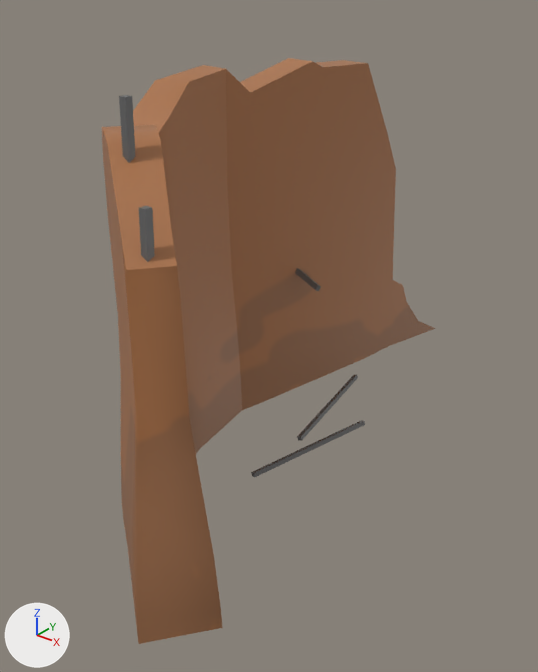
One commit to the FBX model Assets/Hugo.B/Props/Mur/Mur2/Mur2.fbx: the scene before it, then after it.
Camera for both pictures: a 50 mm camera at (-3.32, -13.02, 5.92) aimed at (-8.89, -6.06, 1.6). Lighting does not change. The marker at lower left points along +X, +Y and +Z. Where no turn or scale is listed for an object, it has been applied to the vertices.
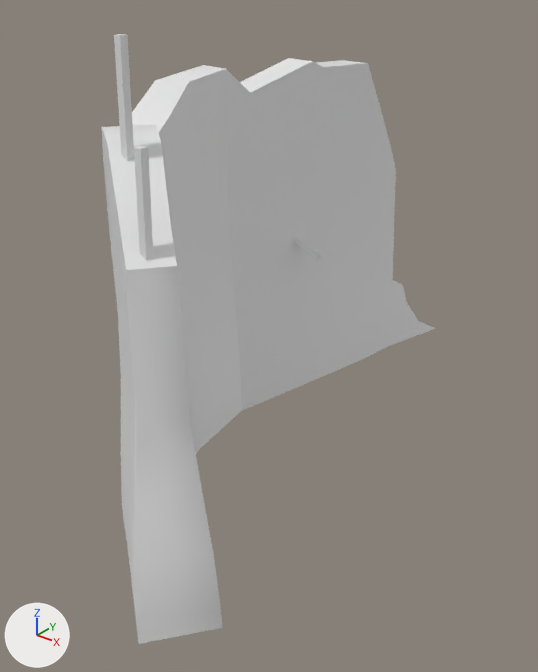
The edits, one by one:
me_cube_026 is used by ob_cube_098; location (0.0, 0.0, 0.0).
Verts and faces of me_cube_026; kept vertices keep their numbers, new ones are numbered from 8.
me_cube_026 had 8 vertices, 6 faces and spanned x -8.46..-8.25, y -8.76..-8.68, z 1.23..5.01.
me_cube_026 no longer uses material mat_material_002 (dark grey #696969).
me_cube_026 now has 24 vertices, 18 faces and spans x -11.05..-7.65, y -9.17..-4.09, z 0.95..5.48.
me_cube_026 part 1: the whole mesh is rebuilt.
Part 2, on me_cube_026:
New vertex 24 is at (-11.05, -4.2, 2.73).
New vertex 25 is at (-11.03, -4.16, 2.8).
New vertex 26 is at (-9.05, -4.8, 2.29), pixel (315, 259).
New vertices 27, 28, 29 stand at vertices 24, 25, 26, in that order, plus (0.01, 0.07, -0.04).
New vertex 30 is at (-9.01, -4.7, 2.32), pixel (322, 255).
New vertex 31 is at (-9.02, -4.76, 2.36), pixel (319, 254).
New faces: (27, 28, 30, 29), (25, 31, 30, 28), (24, 26, 31, 25), (24, 27, 29, 26), (26, 29, 30, 31), (24, 25, 28, 27).
me_cube_144 has 190 vertices, 188 faces and spans x -10.47..-7.11, y -9.7..-1.29, z 0.01..4.87.
me_cube_144 no longer uses material mat_material_007.
Object 'Cube.101' (ob_cube_101) is deleted.
Object 'Cube.105' (ob_cube_105) is deleted.
Object 'Cube.100' (ob_cube_100) is deleted.
Object 'Cube.099' (ob_cube_099) is deleted.

Boxes (x1, y1, x2, y2) around the edits, measured in the pictures (538 x 672 px):
'Cube.080', recoloured
    both: (102, 58, 436, 644)
'Cube.098', reshaped
    before: (119, 95, 136, 163)
    after: (114, 34, 322, 261)
'Cube.105', deleted
    before: (251, 420, 365, 477)
'Cube.099', deleted
    before: (139, 206, 155, 262)
'Cube.101', deleted
    before: (297, 375, 358, 440)
'Cube.100', deleted
    before: (295, 268, 321, 291)
part 1 of me_cube_026, built on
    before: (119, 95, 136, 163)
    after: (114, 34, 153, 261)
part 2 of me_cube_026, added
    after: (295, 237, 322, 260)
